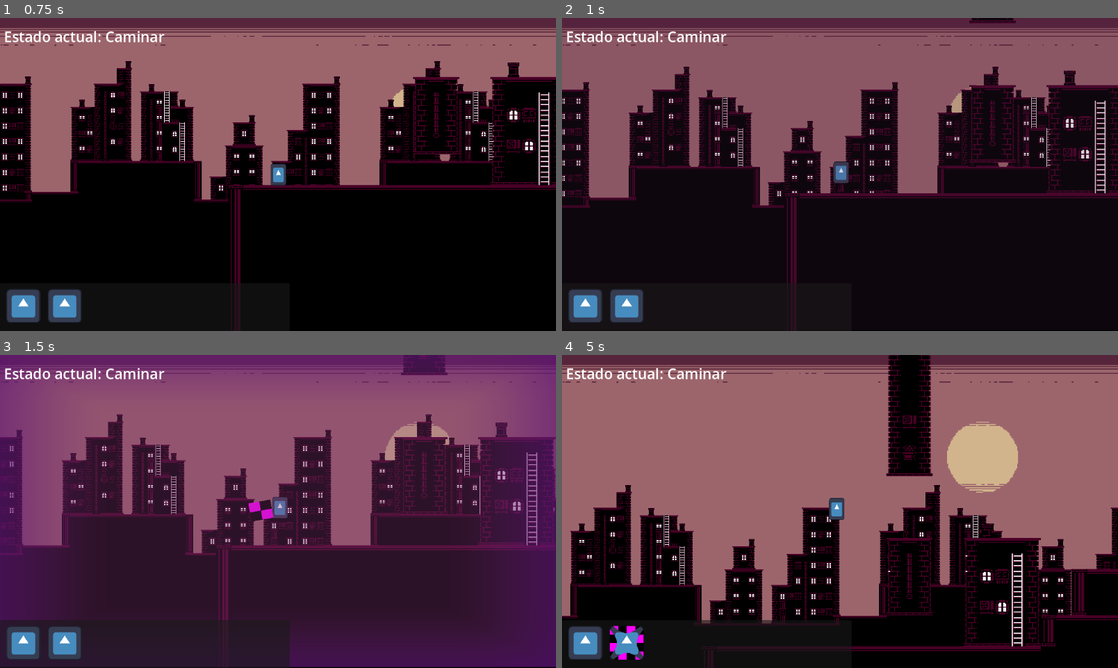
Above: before the commit, frames 1-4 (two rows, left to right).
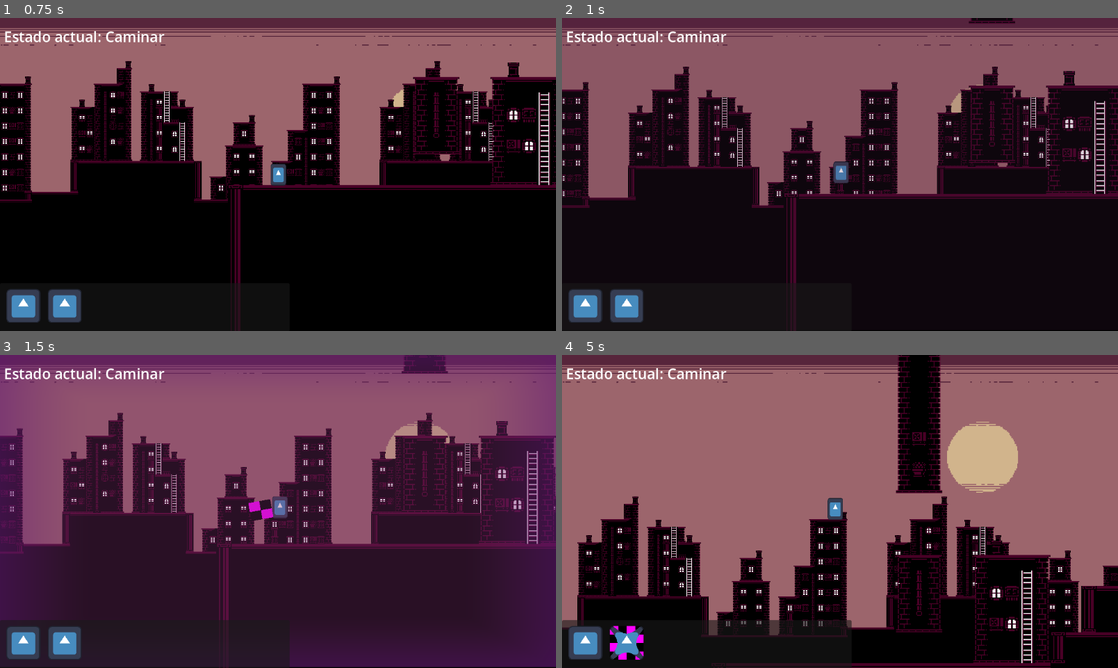
Above: after the commit, the same moments.

Repository: Proyecto-Carpincho/Proyecto-Carpincho
Game: Godot game, scene res://Scenes/main.tscn
Same seed, same stepped clock (60 frames per second), same inputs: the game is played once before the commit and once after it. The engine's default icon, where the game draws it, is replaced by a stand-in: a white triangle on a blue panel in a dark square.
Inputs (mouse positions are in pixels of both pictures, inside the frame that each line leads up to):
- Up to frame 1 (0.75 s): move the mouse to (400, 158) at 0.52 s; press the mouse at (400, 158) at 0.53 s; hold D (Move Right) from 0.53 s (still down)
- Up to frame 2 (1 s): keep holding D (Move Right); tap Space (Jump) at 0.77 s; tap Ctrl (Bullet Time) at 0.8 s
- Up to frame 3 (1.5 s): keep holding D (Move Right); tap Space (Jump) at 1.07 s; move the mouse to (166, 527) at 1.27 s; release the mouse at (166, 527) at 1.28 s; tap Ctrl (Bullet Time) at 1.35 s
- Up to frame 4 (5 s): tap Space (Jump) at 1.52, 1.82, 3.02, 3.05, 3.32, 4.52, 4.82 s; right-click (728, 527) at 1.55 s; move the mouse to (895, 442) at 2.02 s; release D (Move Right) at 2.03 s; hold A (Move Left) 2.03-2.78 s; hold Shift (Run) 2.03-2.78 s; right-click (895, 442) at 2.1 s; move the mouse to (812, 574) at 2.77 s; hold D (Move Right) 2.78-4.28 s; tap Shift (Run) at 2.85 s; move the mouse to (1006, 558) at 3.52 s; hold Space (Jump) 3.53-4.28 s; click (1006, 558) at 3.8 s; move the mouse to (673, 464) at 4.27 s; hold A (Move Left) from 4.28 s (still down); click (673, 464) at 4.35 s; tap Ctrl (Bullet Time) at 4.55 s

Frame 1 is identical in both runs. In frame 2, 4.6% of the frame differs, in the area x 0-100%, y 0-100%; in frame 3, 7.5%; in frame 4, 21%.

Commit message:
se volvio a caer el porton
estoy callendo a la locura, ya fuera de nimiedades, movi el bullet time al dash por que si vamos a tener un dash que activa a guebo el bullet time, es preferible que este lo mas serca posible del dash para no generar codigo espagueti (aun que me esta quedando muy rico el risoto)

Diff:
--- a/Scenes/Character.tscn
+++ b/Scenes/Character.tscn
@@ -55,9 +55,6 @@
 shape = SubResource("RectangleShape2D_677pu")
 target_position = Vector2(10, 0)
 
-[node name="Cooldown Bullet Time" type="Timer" parent="."]
-one_shot = true
-
 [node name="Timer Coyote" type="Timer" parent="."]
 wait_time = 0.2
 one_shot = true
@@ -67,5 +64,4 @@
 PlayerMachine = NodePath("../Central State Machine")
 Player = NodePath("..")
 
-[connection signal="timeout" from="Cooldown Bullet Time" to="Central State Machine" method="_on_bullet_time_timeout"]
 [connection signal="timeout" from="Timer Coyote" to="Central State Machine" method="_on_timer_coyote_timeout"]
--- a/Scenes/Efectos Visuales.tscn
+++ b/Scenes/Efectos Visuales.tscn
@@ -13,8 +13,8 @@
 
 [sub_resource type="ShaderMaterial" id="ShaderMaterial_tpqwk"]
 shader = ExtResource("2_tpqwk")
-shader_parameter/ColorDelBorde = Color(1, 1, 1, 0.117647)
-shader_parameter/ColorDelFondo = Color(1, 1, 1, 0.0745098)
+shader_parameter/ColorDelBorde = Color(1, 1, 1, 0.129412)
+shader_parameter/ColorDelFondo = Color(1, 1, 1, 0.0470588)
 shader_parameter/Bordeado = 0.304
 shader_parameter/Frecuencia = 0.0
 shader_parameter/Altura = 0.0
@@ -35,6 +35,7 @@
 
 [node name="Congelar tiempo" type="ColorRect" parent="."]
 visible = false
+z_index = 1
 material = SubResource("ShaderMaterial_tpqwk")
 custom_minimum_size = Vector2(100, 100)
 anchors_preset = 15
--- a/Scenes/Habilidades Modulares/Armas Melee/Bate Beisboll.tscn
+++ b/Scenes/Habilidades Modulares/Armas Melee/Bate Beisboll.tscn
@@ -17,7 +17,7 @@
 TiempoGolpe = 0.2
 TieneAtaqueFuerte = true
 MultiplicadorFuerza = 2.0
-tiempo_ataque_fuerte = 2.0
+tiempo_ataque_fuerte = 1.5
 Congela = true
 tiempo_congelacion = 0.2
 TiempoGolpeFuerte = 1.0
--- /dev/null
+++ b/Scenes/Habilidades Modulares/Bullet Time.gd
@@ -0,0 +1,40 @@
+extends Node
+@export var bullet_time_active:bool
+@export var bullet_time_sec:float
+@export var cooldown:float
+@export_range(0,1) var scale_timer:float
+@onready var timer_cooldown:Timer = get_node("Timer Cooldown")
+@onready var timer_bulletTime:Timer = get_node("Timer Bullet Time")
+@export var active_for_input:bool
+
+var cooldown_active:bool
+var active:bool
+func _physics_process(delta: float) -> void:
+	if active_for_input:
+		active = Input.is_action_just_pressed("Bullet Time")
+
+	if active and not cooldown_active and bullet_time_active:
+
+		EfectosVisuales.RelentizarTiempo(0.3)
+		await get_tree().create_timer(0.15).timeout
+		Engine.time_scale = scale_timer
+
+		timer_bulletTime.wait_time = bullet_time_sec
+		timer_bulletTime.start()
+
+
+func _TimerCooldown_Timeout() -> void:
+	cooldown_active = false
+
+
+func _TimerBulletTime_Timeout() -> void:
+	EfectosVisuales.RelentizarTiempo(1, false)
+	Engine.time_scale = 1
+
+	Ui.RecargaBulletTime(cooldown)
+
+	if not active_for_input:
+		active = false
+	cooldown_active = true
+	timer_cooldown.wait_time = cooldown
+	timer_cooldown.start()
--- /dev/null
+++ b/Scenes/Habilidades Modulares/Bullet Time.tscn
@@ -0,0 +1,15 @@
+[gd_scene load_steps=2 format=3 uid="uid://bjx0val8vkyye"]
+
+[ext_resource type="Script" uid="uid://dcincqt52m876" path="res://Scenes/Habilidades Modulares/Bullet Time.gd" id="1_spem1"]
+
+[node name="Bullet Time" type="Node"]
+script = ExtResource("1_spem1")
+
+[node name="Timer Cooldown" type="Timer" parent="."]
+
+[node name="Timer Bullet Time" type="Timer" parent="."]
+one_shot = true
+ignore_time_scale = true
+
+[connection signal="timeout" from="Timer Cooldown" to="." method="_TimerCooldown_Timeout"]
+[connection signal="timeout" from="Timer Bullet Time" to="." method="_TimerBulletTime_Timeout"]
--- a/Scenes/Habilidades Modulares/Dash/Dash Normal.tscn
+++ b/Scenes/Habilidades Modulares/Dash/Dash Normal.tscn
@@ -1,10 +1,11 @@
-[gd_scene load_steps=16 format=3 uid="uid://c2sirg4no04bb"]
+[gd_scene load_steps=17 format=3 uid="uid://c2sirg4no04bb"]
 
 [ext_resource type="Script" uid="uid://bnn4cdijx1ixg" path="res://Scripts/Jugador/Habilidades Modulares/Dash/Dash Normal/Dash.gd" id="1_ynpgg"]
 [ext_resource type="Shader" uid="uid://bq45bc81yb4sr" path="res://Shader/Linea.tres" id="2_g52h7"]
 [ext_resource type="Texture2D" uid="uid://bwy0wlcn0e62w" path="res://Sprites/Flecha.png" id="3_8y2wp"]
 [ext_resource type="Shader" uid="uid://debvgkj4sm887" path="res://Shader/Viento Dash.tres" id="4_mndbs"]
 [ext_resource type="Script" uid="uid://c76pnj52yjy3k" path="res://Scripts/Jugador/Habilidades Modulares/Dash/Dash Normal/Estado Dash.gd" id="5_o4aw0"]
+[ext_resource type="PackedScene" uid="uid://bjx0val8vkyye" path="res://Scenes/Habilidades Modulares/Bullet Time.tscn" id="6_g52h7"]
 
 [sub_resource type="Gradient" id="Gradient_rwvdt"]
 interpolation_mode = 1
@@ -95,6 +96,13 @@
 })
 metadata/_custom_type_script = "uid://ci1ayib00djei"
 
+[node name="Bullet Time" parent="." instance=ExtResource("6_g52h7")]
+bullet_time_active = true
+bullet_time_sec = 2.0
+cooldown = 1.0
+scale_timer = 0.3
+active_for_input = true
+
 [node name="Timer Dash" type="Timer" parent="."]
 wait_time = 0.5
 one_shot = true
--- a/Scenes/Muñeco Pruebas.tscn
+++ b/Scenes/Muñeco Pruebas.tscn
@@ -1,38 +1,48 @@
-[gd_scene load_steps=5 format=3 uid="uid://ws714j3bdkap"]
+[gd_scene load_steps=6 format=3 uid="uid://ws714j3bdkap"]
 
 [ext_resource type="Script" uid="uid://ba3s73ac4nbj7" path="res://Scripts/Muñeco.gd" id="1_4bcy5"]
 [ext_resource type="Texture2D" uid="uid://b6kauwett0agh" path="res://icon.svg" id="2_l6oal"]
 
+[sub_resource type="RectangleShape2D" id="RectangleShape2D_4bcy5"]
+size = Vector2(46, 68)
+
 [sub_resource type="RectangleShape2D" id="RectangleShape2D_ind8n"]
-size = Vector2(50.905, 8.5)
+size = Vector2(25, 8.5)
 
 [sub_resource type="RectangleShape2D" id="RectangleShape2D_tlypy"]
-size = Vector2(40, 60)
+size = Vector2(40, 59.4)
 
 [node name="StaticBody2D" type="StaticBody2D"]
-collision_layer = 12
-collision_mask = 12
+collision_layer = 4
+collision_mask = 4
 script = ExtResource("1_4bcy5")
 
-[node name="CollisionShape2D3" type="CollisionShape2D" parent="."]
+[node name="CollisionShape2D" type="CollisionShape2D" parent="."]
+position = Vector2(0, -28)
+shape = SubResource("RectangleShape2D_4bcy5")
+debug_color = Color(0.971724, 0, 0.445989, 0.42)
+
+[node name="Coliciones Jugador" type="StaticBody2D" parent="."]
+collision_layer = 8
+collision_mask = 0
+
+[node name="CollisionShape2D3" type="CollisionShape2D" parent="Coliciones Jugador"]
 z_index = 1
-position = Vector2(-16.12, -22.6)
+position = Vector2(-16, -9)
 rotation = -1.5708
 shape = SubResource("RectangleShape2D_ind8n")
 one_way_collision = true
-one_way_collision_margin = 5.0
 
-[node name="CollisionShape2D2" type="CollisionShape2D" parent="."]
+[node name="CollisionShape2D2" type="CollisionShape2D" parent="Coliciones Jugador"]
 z_index = 1
-position = Vector2(15.88, -22.6)
+position = Vector2(16, -9)
 rotation = 1.5708
 shape = SubResource("RectangleShape2D_ind8n")
 one_way_collision = true
-one_way_collision_margin = 5.0
 
-[node name="CollisionShape2D" type="CollisionShape2D" parent="."]
+[node name="CollisionShape2D" type="CollisionShape2D" parent="Coliciones Jugador"]
 z_index = 1
-position = Vector2(-0.119995, -26.6)
+position = Vector2(-0.119994, -26.3)
 rotation = 3.14159
 shape = SubResource("RectangleShape2D_tlypy")
 one_way_collision = true
--- a/Scenes/main.tscn
+++ b/Scenes/main.tscn
@@ -278,9 +278,6 @@
 jump_multiply_boosted = 1.1
 wall_velocity = -2000.0
 wall_jump_velocity = -350.0
-bullet_time_active = true
-bullet_time_sec = 1.0
-cooldown = 1.0
 
 [node name="Muros Infinitos" type="StaticBody2D" parent="."]
 
--- a/Scripts/Jugador/Estados Basicos Jugador.gd
+++ b/Scripts/Jugador/Estados Basicos Jugador.gd
@@ -18,7 +18,6 @@
 
 var CountJump:int                                  ## Saltos restantes (para double-jump o más)
 var inWall:bool                                    ## True si el jugador está en la pared
-var cooldown:bool = true                           ## Control del tiempo de recarga (Bullet Time)
 var Jumping:bool                                   ## True mientras se mantiene un salto activo
 var extra_jump:bool                                 ## True si se ejecuta un salto extra
 var IsInCoyoteTime:bool                            ## True si el jugador puede saltar después de salir del suelo
@@ -29,7 +28,6 @@
 
 
 #region === Timers ===
-@onready var TimerBulletTime:Timer = Player.get_node("Cooldown Bullet Time")
 @onready var TimerCoyote:Timer = Player.get_node("Timer Coyote")
 #endregion
 
@@ -67,7 +65,7 @@
 			Player.velocity.x += Player.inputWalk() * Player.walkVelocity * delta
 
 			# Limitar velocidad máxima
-			if abs(Player.velocity.x) > Player.maxWalkVelocity:
+			if abs(Player.velocity.x) > Player.maxWalkVelocity and Player.is_on_floor():
 				Player.velocity.x = Player.inputWalk() * Player.maxWalkVelocity
 
 			# Transiciones de estado
@@ -89,12 +87,12 @@
 				Player.velocity.x += Player.inputWalk() * Player.runVelocity * delta
 
 				# Limitar velocidad máxima
-				if abs(Player.velocity.x) > Player.maxRunVelocity:
+				if abs(Player.velocity.x) > Player.maxRunVelocity and Player.is_on_floor():
 					Player.velocity.x = Player.inputWalk() * Player.maxRunVelocity
 
 				var Direccion = -1 if Player.velocity.x < 0 else 1
 				if Direccion != Player.inputWalk():
-					Player.velocity.x *= 0.9
+					Player.velocity.x *= 0.75
 
 			# Transiciones de estado
 			if Player.inputWalk() == 0 and not Player.inputRun():
@@ -134,15 +132,19 @@
 			wallJump()
 
 		"Muerte":
+			#*no hace nada*
 			pass
 
 		"Estado Intermedio":
+			# este estado aproposito no hace nada, es un estado que es para las habilidades modulares
+			# es como un estado hueco para lo rellene quien lo necesite (eso sonaba mejor en mi cabeza)
 			pass
 #endregion
 
 
 #region === Lógica común para todos los estados ===
 	# Variables del dash
+	# variable bien xd. Pero bueno prefiero que este asi a que sean 5 linas mas de porquria. 1 linea de mierda es mejor que 5 de porqueria
 	var dasheando:bool = AtaqueNodo.DashNode.dasheando if AtaqueNodo.DashNode else false
 
 	# Gravedad (si no está en suelo, no hay coyote time y no está en dash)
@@ -154,21 +156,9 @@
 			Player.velocity.y = Player.maxGravity * multiplyGravity
 
 	# Estado de muerte
+	#literal no hace nada, es el meme de *no hace nada* como digo, *no hace nada* y no hara nada hasta dentro de un buen rato
 	if Player.life == 0:
 		SetActualState("Muerte")
-
-	#region Bullet Time
-	if Input.is_action_just_pressed("Bullet Time") and cooldown and Player.bullet_time_active:
-		cooldown = false
-		EfectosVisuales.RelentizarTiempo(0.3)
-		await get_tree().create_timer(0.15).timeout
-		Engine.time_scale = 0.35
-		await get_tree().create_timer(Player.bullet_time_sec).timeout
-		EfectosVisuales.RelentizarTiempo(1, false)
-		Engine.time_scale = 1
-		TimerBulletTime.wait_time = Player.cooldown
-		TimerBulletTime.start()
-		Ui.RecargaBulletTime(Player.cooldown)
 
 	if Input.is_action_just_pressed("Ataque"):
 		AtaqueNodo.SetArmaState("Manteniendo Ataque")
@@ -253,11 +243,6 @@
 	else:
 		wallDirection = 0
 
-
-func _on_bullet_time_timeout() -> void:
-	cooldown = true
-
-
 func CoyoteTime():
 	## Maneja el tiempo de "coyote" (puede saltar poco después de dejar el suelo)
 	if Player.is_on_floor():
--- a/Scripts/Jugador/Habilidades Modulares/Ataque Mele/Bate de Beisboll/Bate Beisboll.gd
+++ b/Scripts/Jugador/Habilidades Modulares/Ataque Mele/Bate de Beisboll/Bate Beisboll.gd
@@ -1,7 +1,6 @@
 extends ArmaMelee
 
 
-# Called when the node enters the scene tree for the first time.
 func _ready() -> void:
 	SetDataDash()
 	get_node("Timer Congelacion").wait_time = tiempo_congelacion
--- a/Scripts/Jugador/Habilidades Modulares/Ataque Mele/Bate de Beisboll/Maquina Bate.gd
+++ b/Scripts/Jugador/Habilidades Modulares/Ataque Mele/Bate de Beisboll/Maquina Bate.gd
@@ -21,17 +21,15 @@
 	match State:
 		"Ataque":
 			inicio_ataque()
-			print("ataque normal")
 			hitbox.scale = Vector2.ONE
 			sprite.scale = Vector2(23,19)
-			pivot_bate.rotation = position_mouse.angle()
+			pivot_bate.rotation = AnguloAtaque((position_mouse.angle()))
 		"Ataque Fuerte":
 			inicio_ataque()
-			print("ataque fuerte")
 
 			hitbox.scale = Vector2.ONE * 1.4
 			sprite.scale = Vector2(23,19) * 1.4
-			pivot_bate.rotation = position_mouse.angle()
+			pivot_bate.rotation = AnguloAtaque(position_mouse.angle())
 		"Manteniendo Ataque":
 
 			if not cooldown_active:
@@ -46,7 +44,6 @@
 
 					var mouse_pos = pivot_bate.get_global_mouse_position()
 					position_mouse = mouse_pos - pivot_bate.global_position
-
 					if EsAtaqueFuerte:
 						timer_golpe.wait_time = get_parent().TiempoGolpeFuerte
 						SetActualState("Ataque Fuerte")
@@ -59,6 +56,10 @@
 			EsAtaqueFuerte = false
 			hitbox.disabled = true
 			sprite.visible = false
+			##Por ahora esta aca para que en el debug se pueda ver si esta funcionando la angulacion, quitar a posteriori
+			var mouse_pos = pivot_bate.get_global_mouse_position()
+			position_mouse = mouse_pos - pivot_bate.global_position
+			pivot_bate.rotation = AnguloAtaque(position_mouse.angle())
 
 
 var EsAtaqueFuerte:bool
@@ -69,6 +70,12 @@
 func inicio_ataque() ->void:
 	if FristFrame:
 		timer_golpe.start()
+
+	if not get_parent().Player.isOnWall():
+		#cuidado perro bravo, muerde
+		var vectorGolpe:Vector2 = Vector2.from_angle(AnguloAtaque(position_mouse.angle()))
+
+		get_parent().Player.setShapeRotation(1 if vectorGolpe.normalized().x > 0 else -1)
 
 	if timer_golpe.is_stopped():
 		SetActualState("Sin Ataque")
@@ -101,3 +108,19 @@
 var cooldown_active:bool
 func _TimerCooldown_Timeout() -> void:
 	cooldown_active = false
+
+func AnguloAtaque(angulo:float) -> float:
+	angulo = rad_to_deg(angulo)
+	var x = 40
+	var y = 130
+	if angulo > x and angulo < y:
+
+		var a = angulo - x
+		var b = angulo - y
+
+		if a == min(abs(a),abs(b)):
+			angulo = x
+		else:
+			angulo = y
+	angulo = deg_to_rad(angulo)
+	return angulo
--- a/Scripts/Jugador/Habilidades Modulares/Dash/Dash Normal/Dash.gd
+++ b/Scripts/Jugador/Habilidades Modulares/Dash/Dash Normal/Dash.gd
@@ -15,6 +15,7 @@
 @export var DashNode:StateMachine          ## Referencia a la máquina de estados específica del Dash
 @export var Player:CharacterBody2D         ## Referencia al jugador
 @export var PlayerMachine:StateMachine ## Referencia a la máquina de estados central del personaje
+@export var BulletTime:Node
 
 @export var TiempoDeRecarga:float:         ## Tiempo de recarga del dash
 	set(Var):
--- a/Scripts/Jugador/player.gd
+++ b/Scripts/Jugador/player.gd
@@ -27,10 +27,6 @@
 @export var wall_velocity:float
 @export var wall_jump_velocity:float
 
-@export_group("Bullet Time")
-@export var bullet_time_active:bool
-@export var bullet_time_sec:float
-@export var cooldown:float
 
 func inputWalk()->float:
 	return Input.get_axis("Move Left","Move Right")
@@ -50,7 +46,9 @@
 func setShapeRotation(other_rotation:int=0)->void:
 	var aux_direction:int= int(inputWalk()) if other_rotation == 0 else other_rotation
 	if aux_direction!=0:
+
 		aux_direction= 0 if aux_direction == 1 else 180
+		print(aux_direction)
 		get_node("Shape Pared").set_rotation_degrees(aux_direction)
 
 func isOnWall()->bool:
--- a/Shader/Bullet Time.tres
+++ b/Shader/Bullet Time.tres
@@ -29,10 +29,50 @@
 parameter_name = "Altura"
 hint = 1
 
+[sub_resource type="VisualShaderNodeReroute" id="VisualShaderNodeReroute_3eagr"]
+
 [sub_resource type="VisualShaderNodeInput" id="VisualShaderNodeInput_ntqls"]
 output_port_for_preview = 0
 expanded_output_ports = [0]
 input_name = "uv"
+
+[sub_resource type="VisualShaderNodeReroute" id="VisualShaderNodeReroute_hq3gf"]
+
+[sub_resource type="VisualShaderNodeReroute" id="VisualShaderNodeReroute_wxavj"]
+default_input_values = [0, Vector4(0, 0, 0, 0)]
+port_type = 5
+
+[sub_resource type="VisualShaderNodeReroute" id="VisualShaderNodeReroute_4dtav"]
+default_input_values = [0, Vector4(0, 0, 0, 0)]
+port_type = 5
+
+[sub_resource type="VisualShaderNodeReroute" id="VisualShaderNodeReroute_jbyvk"]
+default_input_values = [0, Vector2(0, 0)]
+port_type = 3
+
+[sub_resource type="VisualShaderNodeReroute" id="VisualShaderNodeReroute_y5s7q"]
+
+[sub_resource type="VisualShaderNodeReroute" id="VisualShaderNodeReroute_f5lc3"]
+default_input_values = [0, Vector4(0, 0, 0, 0)]
+port_type = 5
+
+[sub_resource type="VisualShaderNodeReroute" id="VisualShaderNodeReroute_0ewbx"]
+default_input_values = [0, Vector4(0, 0, 0, 0)]
+port_type = 5
+
+[sub_resource type="VisualShaderNodeReroute" id="VisualShaderNodeReroute_x60ja"]
+default_input_values = [0, Vector4(0, 0, 0, 0)]
+port_type = 5
+
+[sub_resource type="VisualShaderNodeReroute" id="VisualShaderNodeReroute_bixb1"]
+
+[sub_resource type="VisualShaderNodeReroute" id="VisualShaderNodeReroute_kk7g8"]
+
+[sub_resource type="VisualShaderNodeReroute" id="VisualShaderNodeReroute_vy2vf"]
+
+[sub_resource type="VisualShaderNodeReroute" id="VisualShaderNodeReroute_c1a5t"]
+
+[sub_resource type="VisualShaderNodeReroute" id="VisualShaderNodeReroute_6ra6o"]
 
 [sub_resource type="VisualShaderNodeVectorFunc" id="VisualShaderNodeVectorFunc_d4fhh"]
 output_port_for_preview = 0
@@ -77,8 +117,28 @@
 	vec4 n_out11p0 = ColorDelBorde;
 
 
+// Reroute:22
+	vec4 n_out22p0 = n_out11p0;
+
+
+// Reroute:21
+	vec4 n_out21p0 = n_out22p0;
+
+
 // ColorParameter:13
 	vec4 n_out13p0 = ColorDelFondo;
+
+
+// Reroute:27
+	vec4 n_out27p0 = n_out13p0;
+
+
+// Reroute:26
+	vec4 n_out26p0 = n_out27p0;
+
+
+// Reroute:25
+	vec4 n_out25p0 = n_out26p0;
 
 
 // Input:2
@@ -107,26 +167,54 @@
 	vec2 n_out7p0 = smoothstep(n_out4p0, n_in7p1, n_out9p0);
 
 
+// Reroute:23
+	vec2 n_out23p0 = n_out7p0;
+
+
 // Input:16
 	float n_out16p0 = TIME;
 
 
+// Reroute:32
+	float n_out32p0 = n_out16p0;
+
+
+// Reroute:31
+	float n_out31p0 = n_out32p0;
+
+
 // FloatParameter:17
 	float n_out17p0 = Frecuencia;
 
 
+// Reroute:28
+	float n_out28p0 = n_out17p0;
+
+
+// Reroute:24
+	float n_out24p0 = n_out28p0;
+
+
 // FloatParameter:18
 	float n_out18p0 = Altura;
+
+
+// Reroute:29
+	float n_out29p0 = n_out18p0;
+
+
+// Reroute:30
+	float n_out30p0 = n_out29p0;
 
 
 	vec4 n_out12p0;
 // Expression:12
 	n_out12p0 = vec4(0.0, 0.0, 0.0, 0.0);
 	{
-		float t = max(n_out7p0.x,n_out7p0.y);
-		float dist = length(n_out7p0);
-		float inter =mix(t,dist,0.5) * (sin(n_out16p0*n_out17p0)*n_out18p0+1.5);
-		n_out12p0 = mix(n_out13p0,n_out11p0,inter);
+		float t = max(n_out23p0.x,n_out23p0.y);
+		float dist = length(n_out23p0);
+		float inter =mix(t,dist,0.5) * (sin(n_out31p0*n_out24p0)*n_out30p0+1.5);
+		n_out12p0 = mix(n_out25p0,n_out21p0,inter);
 	}
 
 
@@ -141,16 +229,25 @@
 	vec3 n_out15p0 = vec3(n_out14p0, n_out14p1, n_out14p2);
 
 
+// Reroute:19
+	float n_out19p0 = n_out14p3;
+
+
+// Reroute:20
+	float n_out20p0 = n_out19p0;
+
+
 // Output:0
 	COLOR.rgb = n_out15p0;
-	COLOR.a = n_out14p3;
+	COLOR.a = n_out20p0;
 
 
 }
 "
+graph_offset = Vector2(73.5305, 630)
 mode = 1
 flags/light_only = false
-nodes/fragment/0/position = Vector2(2420, 120)
+nodes/fragment/0/position = Vector2(2427, 97)
 nodes/fragment/2/node = SubResource("VisualShaderNodeInput_ntqls")
 nodes/fragment/2/position = Vector2(-100, 40)
 nodes/fragment/4/node = SubResource("VisualShaderNodeVectorFunc_d4fhh")
@@ -158,7 +255,7 @@
 nodes/fragment/5/node = SubResource("VisualShaderNodeVectorOp_2p4m5")
 nodes/fragment/5/position = Vector2(240, 40)
 nodes/fragment/7/node = SubResource("VisualShaderNodeSmoothStep_gt21x")
-nodes/fragment/7/position = Vector2(700, 80)
+nodes/fragment/7/position = Vector2(700, 100)
 nodes/fragment/8/node = SubResource("VisualShaderNodeFloatParameter_ntqls")
 nodes/fragment/8/position = Vector2(140, 440)
 nodes/fragment/9/node = SubResource("VisualShaderNodeVectorCompose_fwbpe")
@@ -177,13 +274,41 @@
 nodes/fragment/13/node = SubResource("VisualShaderNodeColorParameter_d4fhh")
 nodes/fragment/13/position = Vector2(680, 680)
 nodes/fragment/14/node = SubResource("VisualShaderNodeVectorDecompose_2p4m5")
-nodes/fragment/14/position = Vector2(2000, 80)
+nodes/fragment/14/position = Vector2(1987, 66)
 nodes/fragment/15/node = SubResource("VisualShaderNodeVectorCompose_gt21x")
-nodes/fragment/15/position = Vector2(2220, 80)
+nodes/fragment/15/position = Vector2(2207, 66)
 nodes/fragment/16/node = SubResource("VisualShaderNodeInput_oge5h")
-nodes/fragment/16/position = Vector2(-260, -180)
+nodes/fragment/16/position = Vector2(640, -80)
 nodes/fragment/17/node = SubResource("VisualShaderNodeFloatParameter_d4fhh")
 nodes/fragment/17/position = Vector2(680, 880)
 nodes/fragment/18/node = SubResource("VisualShaderNodeFloatParameter_2p4m5")
 nodes/fragment/18/position = Vector2(680, 1060)
-nodes/fragment/connections = PackedInt32Array(12, 0, 14, 0, 14, 3, 0, 1, 14, 0, 15, 0, 14, 1, 15, 1, 14, 2, 15, 2, 15, 0, 0, 0, 5, 0, 4, 0, 4, 0, 7, 0, 8, 0, 9, 0, 8, 0, 9, 1, 9, 0, 7, 2, 2, 0, 5, 0, 7, 0, 12, 2, 16, 0, 12, 3, 17, 0, 12, 4, 18, 0, 12, 5, 11, 0, 12, 0, 13, 0, 12, 1)
+nodes/fragment/19/node = SubResource("VisualShaderNodeReroute_3eagr")
+nodes/fragment/19/position = Vector2(2381, 215)
+nodes/fragment/20/node = SubResource("VisualShaderNodeReroute_hq3gf")
+nodes/fragment/20/position = Vector2(2385, 144)
+nodes/fragment/21/node = SubResource("VisualShaderNodeReroute_wxavj")
+nodes/fragment/21/position = Vector2(955, 109)
+nodes/fragment/22/node = SubResource("VisualShaderNodeReroute_4dtav")
+nodes/fragment/22/position = Vector2(944, 612)
+nodes/fragment/23/node = SubResource("VisualShaderNodeReroute_jbyvk")
+nodes/fragment/23/position = Vector2(1074, 143)
+nodes/fragment/24/node = SubResource("VisualShaderNodeReroute_y5s7q")
+nodes/fragment/24/position = Vector2(1020, 260)
+nodes/fragment/25/node = SubResource("VisualShaderNodeReroute_f5lc3")
+nodes/fragment/25/position = Vector2(1074, 189)
+nodes/fragment/26/node = SubResource("VisualShaderNodeReroute_0ewbx")
+nodes/fragment/26/position = Vector2(983, 190)
+nodes/fragment/27/node = SubResource("VisualShaderNodeReroute_x60ja")
+nodes/fragment/27/position = Vector2(962, 789)
+nodes/fragment/28/node = SubResource("VisualShaderNodeReroute_bixb1")
+nodes/fragment/28/position = Vector2(999, 892)
+nodes/fragment/29/node = SubResource("VisualShaderNodeReroute_kk7g8")
+nodes/fragment/29/position = Vector2(1040, 1071)
+nodes/fragment/30/node = SubResource("VisualShaderNodeReroute_vy2vf")
+nodes/fragment/30/position = Vector2(1075, 299)
+nodes/fragment/31/node = SubResource("VisualShaderNodeReroute_c1a5t")
+nodes/fragment/31/position = Vector2(1022, 223)
+nodes/fragment/32/node = SubResource("VisualShaderNodeReroute_6ra6o")
+nodes/fragment/32/position = Vector2(1020, -72)
+nodes/fragment/connections = PackedInt32Array(12, 0, 14, 0, 14, 0, 15, 0, 14, 1, 15, 1, 14, 2, 15, 2, 15, 0, 0, 0, 5, 0, 4, 0, 4, 0, 7, 0, 8, 0, 9, 0, 8, 0, 9, 1, 9, 0, 7, 2, 2, 0, 5, 0, 14, 3, 19, 0, 19, 0, 20, 0, 20, 0, 0, 1, 21, 0, 12, 0, 22, 0, 21, 0, 7, 0, 23, 0, 23, 0, 12, 2, 24, 0, 12, 4, 25, 0, 12, 1, 26, 0, 25, 0, 11, 0, 22, 0, 13, 0, 27, 0, 27, 0, 26, 0, 17, 0, 28, 0, 28, 0, 24, 0, 18, 0, 29, 0, 29, 0, 30, 0, 30, 0, 12, 5, 31, 0, 12, 3, 16, 0, 32, 0, 32, 0, 31, 0)
--- a/Shader/Recarga.tres
+++ b/Shader/Recarga.tres
@@ -123,8 +123,12 @@
 
 }
 "
+graph_offset = Vector2(302.5, 356)
 mode = 1
 flags/light_only = false
+preview_params/Tiempo = "0.0"
+preview_params/Texture2DParameter = "Object(PlaceholderTexture2D,\"resource_local_to_scene\":false,\"resource_name\":\"\",\"size\":Vector2(1, 1),\"script\":null)
+"
 nodes/fragment/0/position = Vector2(1340, 260)
 nodes/fragment/2/node = SubResource("VisualShaderNodeInput_5k48x")
 nodes/fragment/2/position = Vector2(280, 260)
Not shown, added: Scenes/Habilidades Modulares/Bullet Time.gd.uid
Not shown: 1 places in Shader/Bullet Time.tres that only renumber resources
